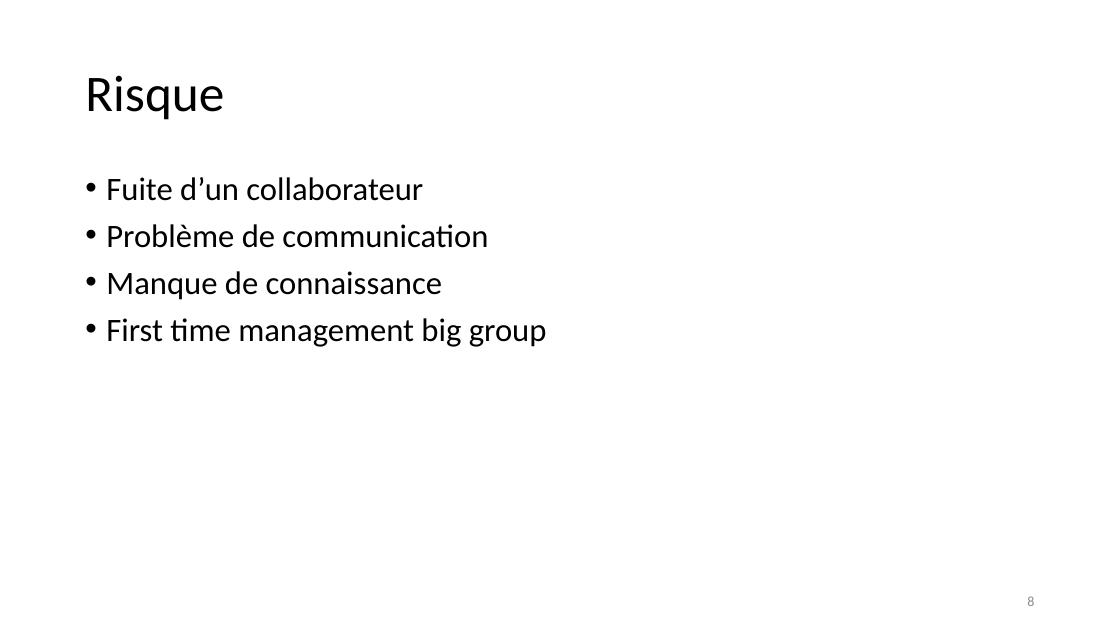
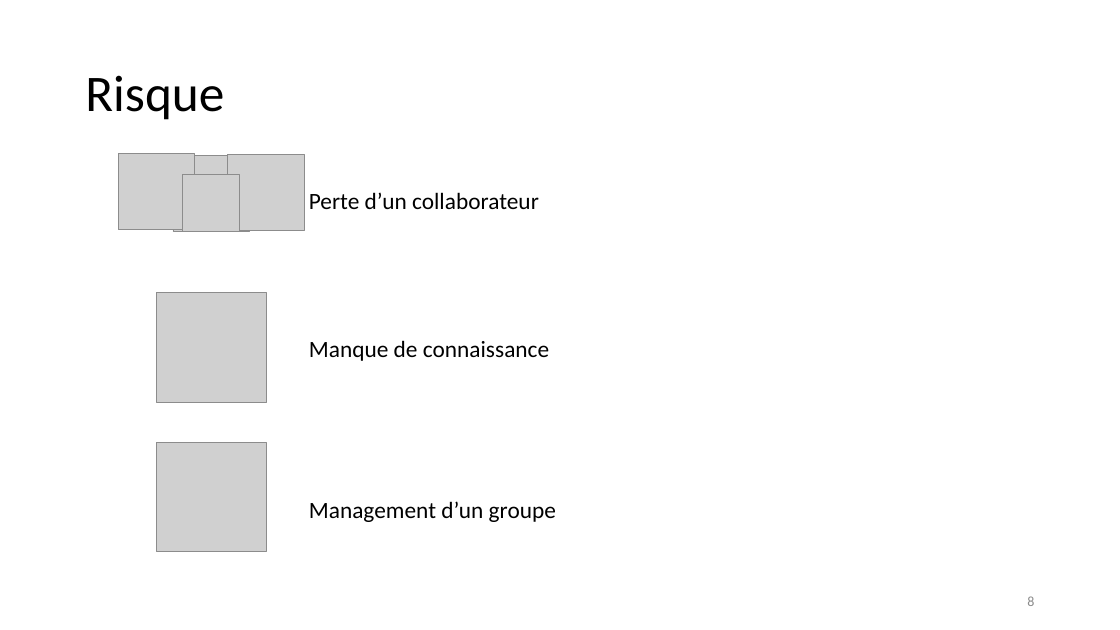
Before and after one commit to unige-pinfo-2019/PInfo1, a slide deck: slide 8 of Docs/UNIbay_DeskPitch.pptx. Drawn at 1120x630 pixels with LibreOffice and Linux fonts; fonts in the diff are those of the drawing; grey boxes stand for pictures. Boxes give left, top, right and bottom in pixels: in the first picture for what was removed or moved away, otherwise in the second. Text is boxed around its words. In the diff, an @@ line names an element or a change of style, - is before the commit and + after.

```diff
--- a/Docs/UNIbay_DeskPitch.pptx
+++ b/Docs/UNIbay_DeskPitch.pptx
@@ text removed at [106,177,547,347] @@
-• Fuite d’un collaborateur
-• Problème de communication
-• Manque de connaissance
-• First time management big group
@@ picture added at [118,154,195,230] @@
@@ picture added at [173,155,250,232] @@
@@ picture added at [183,175,239,231] @@
@@ picture added at [228,154,304,230] @@
@@ text added at [309,192,539,209], 20 pt, text #000000 @@
+Perte d’un collaborateur
@@ picture added at [156,292,266,402] @@
@@ text added at [309,340,549,361], 20 pt, text #000000 @@
+Manque de connaissance
@@ picture added at [156,442,266,552] @@
@@ text added at [309,501,556,522], 20 pt, text #000000 @@
+Management d’un groupe
```
Also in this commit, not shown: 1 other slide changed, 2 slides added, 2 slides removed.
